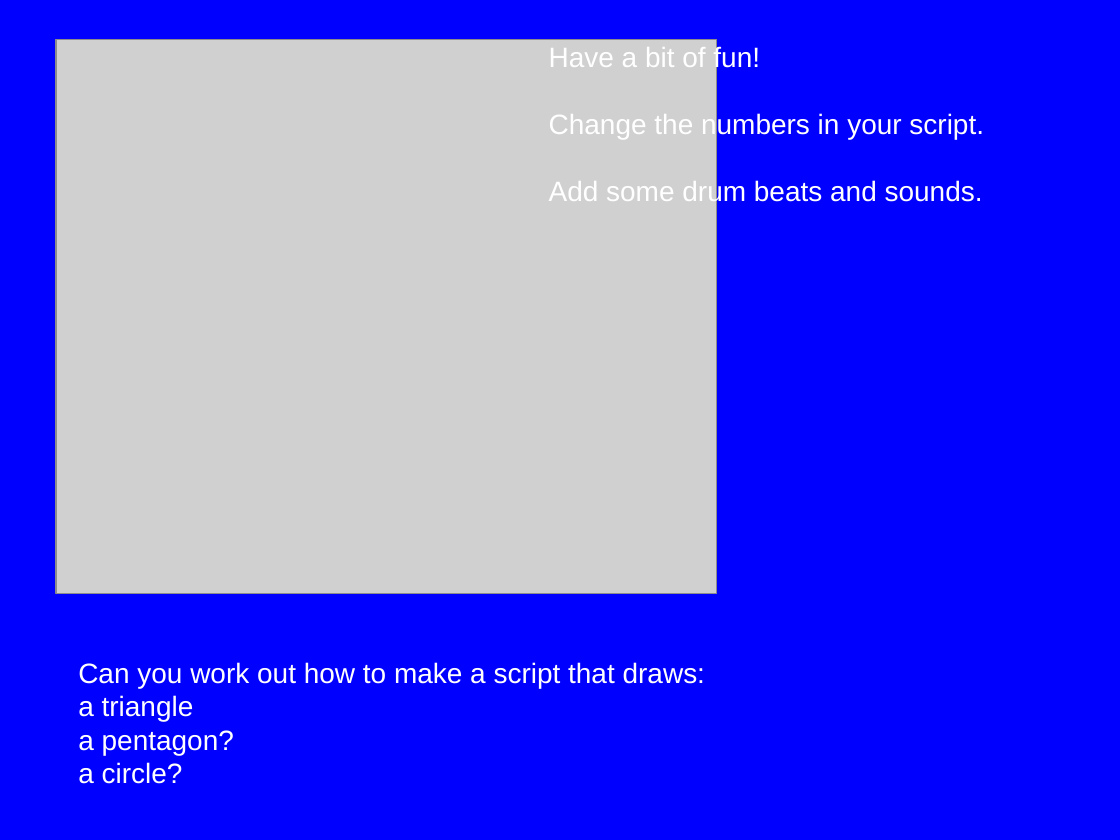
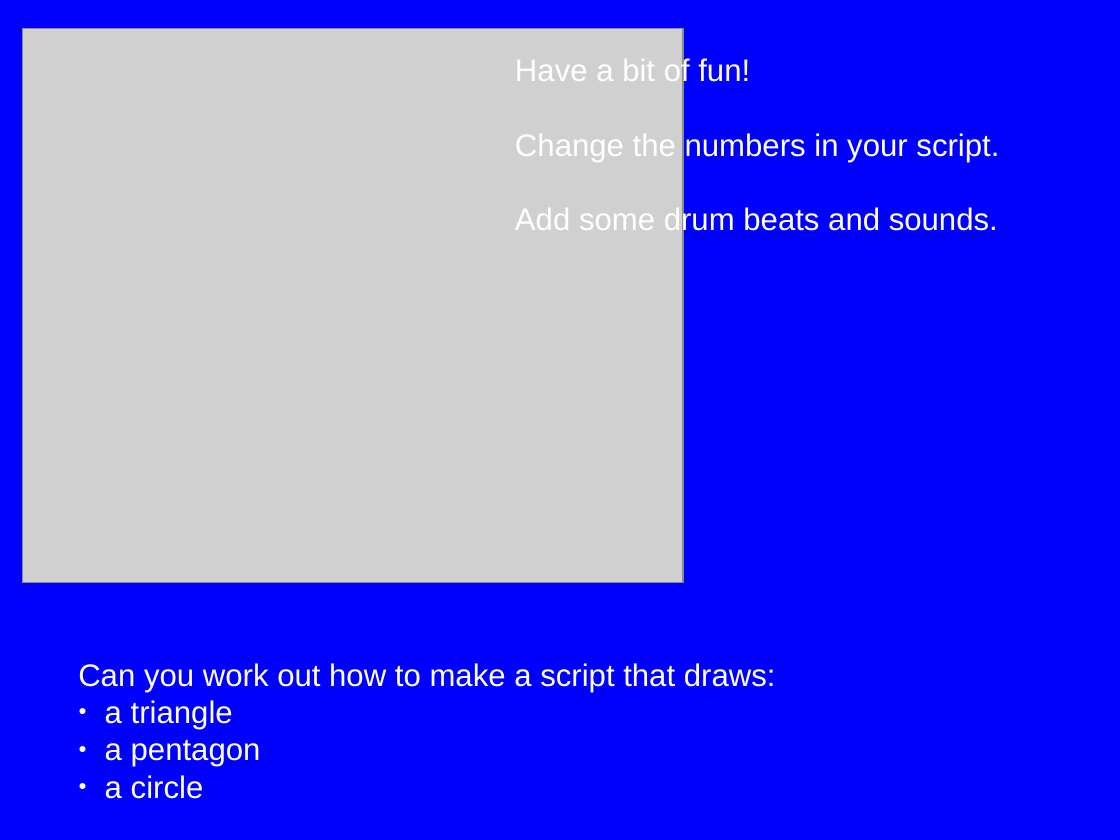
Before and after one commit to m-tranter/cathedral, a slide deck: slide 9 of scratch/scratch1.ppt. Drawn at 1120x840 pixels with LibreOffice and Linux fonts; fonts in the diff are those of the drawing; grey boxes stand for pictures. Boxes give left, top, right and bottom in pixels: in the first picture for what was removed or moved away, otherwise in the second. Text is boxed around its words. In the diff, an @@ line names an element or a change of style, - is before the commit and + after.

```diff
--- a/scratch/scratch1.ppt
+++ b/scratch/scratch1.ppt
@@ picture: place and size @@
-picture at (56, 39, 717, 594)
+picture at (22, 28, 683, 582)
@@ text "Have a bit of fun!": place and size @@
-text "Have a bit of fun!" at (549, 45, 984, 206)
+text "Have a bit of fun!" at (515, 56, 999, 237)
@@ text "Have a bit of fun!" at (515, 56, 999, 237): size 18 to 20 pt @@
@@ text at (78, 663, 776, 729): size 18 to 20 pt in "Can you work out how to make ...", "a triangle"; bullet none to ● @@
@@ text at (105, 740, 261, 799): text changed; size 18 to 20 pt @@
-a pentagon?
-a circle?
+● a pentagon
+● a circle
```
Also in this commit, not shown: 2 other slides changed, 5 other files.
